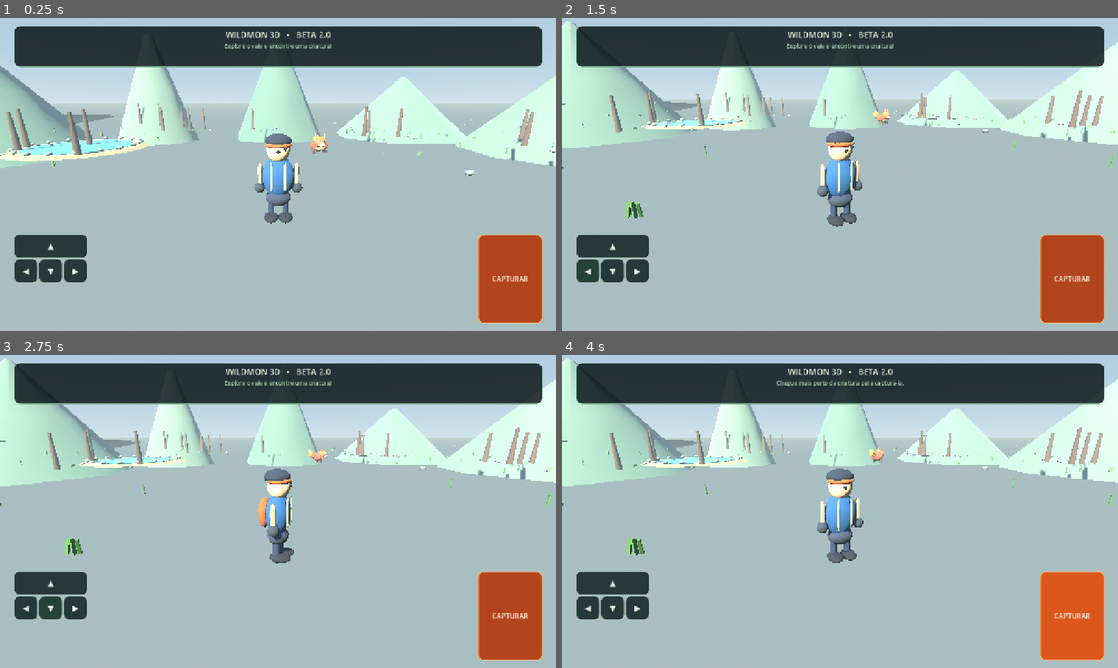
Above: before the commit, frames 1-4 (two rows, left to right).
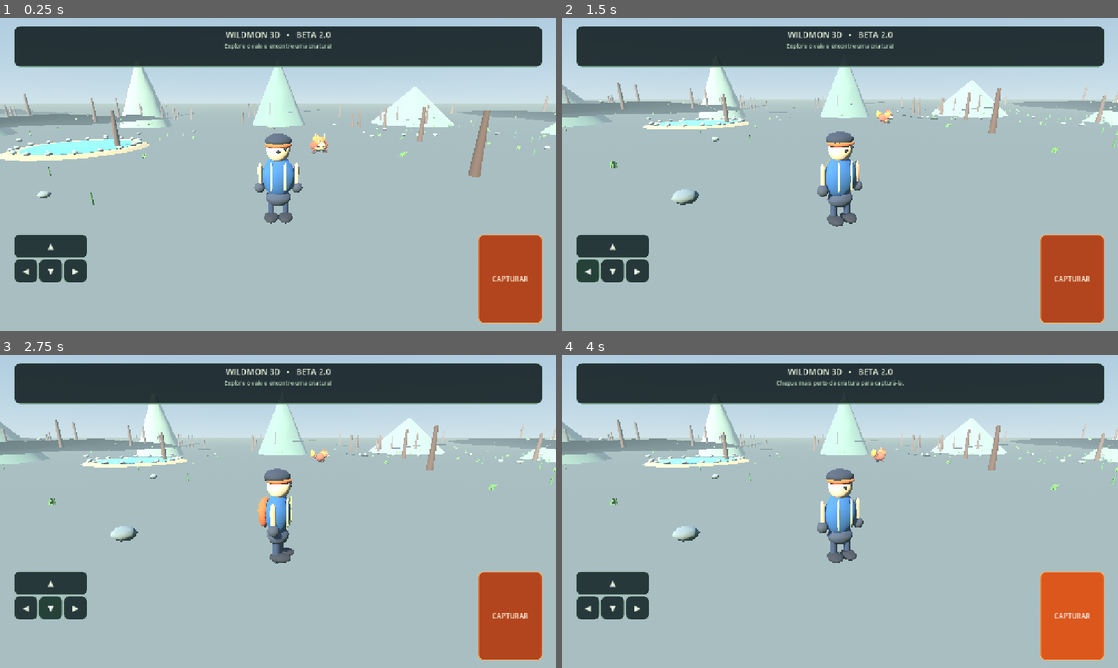
Above: after the commit, the same moments.

Repository: ealvim07-gif/wildmon-3d
Game: Godot game, scene res://scenes/main.tscn
Two runs of this game, one before a commit and one after it. Both use one fixed random seed, a clock stepped at 60 frames per second and the inputs below.
Inputs:
- Up to frame 1 (0.25 s): no input
- Up to frame 2 (1.5 s): click "▲" at 0.5 s; click "◀" at 1.25 s
- Up to frame 3 (2.75 s): click "▼" at 2 s
- Up to frame 4 (4 s): click "▶" at 2.75 s; click "CAPTURAR" at 3.5 s

The runs differ from the first frame. In frame 1, 10% of the frame differs, in the area x 0-100%, y 15-60%; in frame 2, 12%; in frame 3, 12%, in the area x 0-100%, y 1-64%; in frame 4, 12%.

Commit message:
Expand playable valley to a 144-meter natural exploration region

Diff:
--- a/scripts/game.gd
+++ b/scripts/game.gd
@@ -89,8 +89,8 @@
 		player.velocity.y = 0
 	player.move_and_slide()
 	var bounded_position := player.global_position
-	bounded_position.x = clampf(bounded_position.x, -33.0, 33.0)
-	bounded_position.z = clampf(bounded_position.z, -33.0, 33.0)
+	bounded_position.x = clampf(bounded_position.x, -66.0, 66.0)
+	bounded_position.z = clampf(bounded_position.z, -66.0, 66.0)
 	if bounded_position != player.global_position:
 		player.global_position = bounded_position
 		player.velocity.x = 0.0
@@ -144,7 +144,7 @@
 	add_child(ground_body)
 	var ground_shape := CollisionShape3D.new()
 	var ground_box := BoxShape3D.new()
-	ground_box.size = Vector3(78, 1.0, 78)
+	ground_box.size = Vector3(148, 1.0, 148)
 	ground_shape.shape = ground_box
 	ground_body.add_child(ground_shape)
 
@@ -154,26 +154,26 @@
 
 	var rng := RandomNumberGenerator.new()
 	rng.seed = 81027
-	for i in range(46):
-		var px := rng.randf_range(-34.0, 34.0)
-		var pz := rng.randf_range(-35.0, 35.0)
+	for i in range(104):
+		var px := rng.randf_range(-65.0, 65.0)
+		var pz := rng.randf_range(-66.0, 66.0)
 		if absf(px) < 9.0 and pz < 11.0 and pz > -31.0:
 			continue
 		_add_tree(Vector3(px, _terrain_height(px, pz), pz), i)
-	for i in range(92):
-		var px := rng.randf_range(-36.0, 36.0)
+	for i in range(150):
+		var px := rng.randf_range(-66.0, 66.0)
 		var pz := rng.randf_range(-36.0, 36.0)
 		if absf(px) < 7.0 and pz < 12.0 and pz > -31.0:
 			continue
 		_add_plant(Vector3(px, _terrain_height(px, pz), pz), i)
-	for i in range(34):
+	for i in range(58):
 		var px := rng.randf_range(-35.0, 35.0)
 		var pz := rng.randf_range(-35.0, 35.0)
 		if absf(px) < 9.0 and pz < 12.0 and pz > -30.0:
 			continue
 		_add_rock(Vector3(px, _terrain_height(px, pz), pz), i)
-	for i in range(110):
-		var px := rng.randf_range(-37.0, 37.0)
+	for i in range(190):
+		var px := rng.randf_range(-67.0, 67.0)
 		var pz := rng.randf_range(-37.0, 37.0)
 		if absf(px) < 8.0 and pz < 12.0 and pz > -31.0:
 			continue
@@ -224,7 +224,7 @@
 		mesh.rings = 1
 		ridge.mesh = mesh
 		var angle := TAU * float(i) / 12.0
-		ridge.position = Vector3(cos(angle) * 43.0, mesh.height * 0.40 - 1.0, sin(angle) * 43.0)
+		ridge.position = Vector3(cos(angle) * 76.0, mesh.height * 0.40 - 1.0, sin(angle) * 76.0)
 		ridge.rotation.y = angle * 0.37
 		ridge.material_override = _mat([Color(0.20, 0.32, 0.26), Color(0.25, 0.37, 0.29), Color(0.29, 0.39, 0.31)][i % 3])
 		add_child(ridge)
@@ -261,8 +261,8 @@
 func _build_terrain() -> void:
 	var surface := SurfaceTool.new()
 	surface.begin(Mesh.PRIMITIVE_TRIANGLES)
-	var divisions := 112
-	var world_size := 76.0
+	var divisions := 160
+	var world_size := 144.0
 	for z in range(divisions):
 		for x in range(divisions):
 			var x0 := -world_size * 0.5 + world_size * float(x) / float(divisions)
